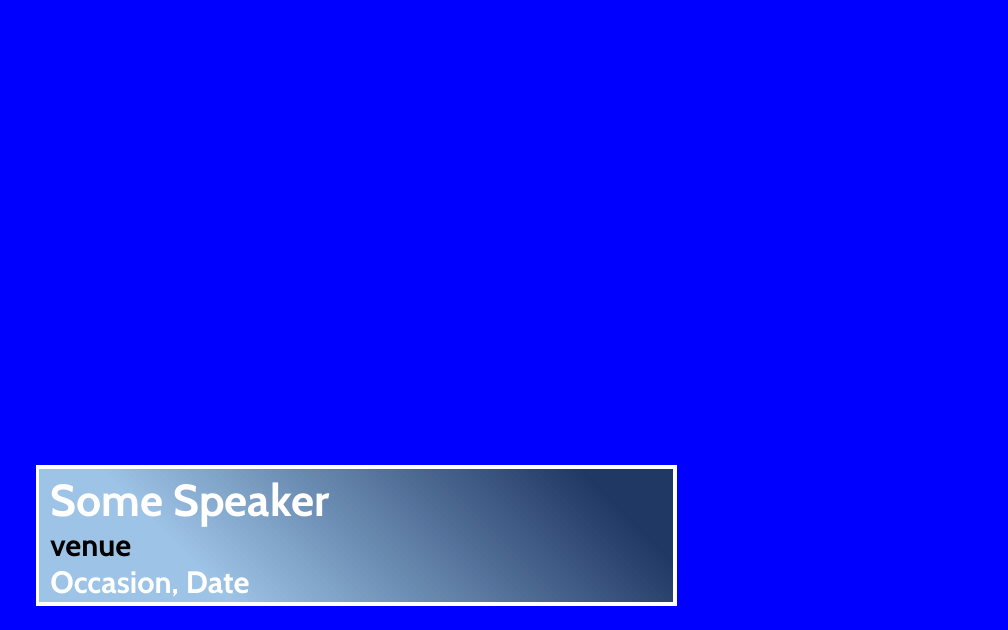
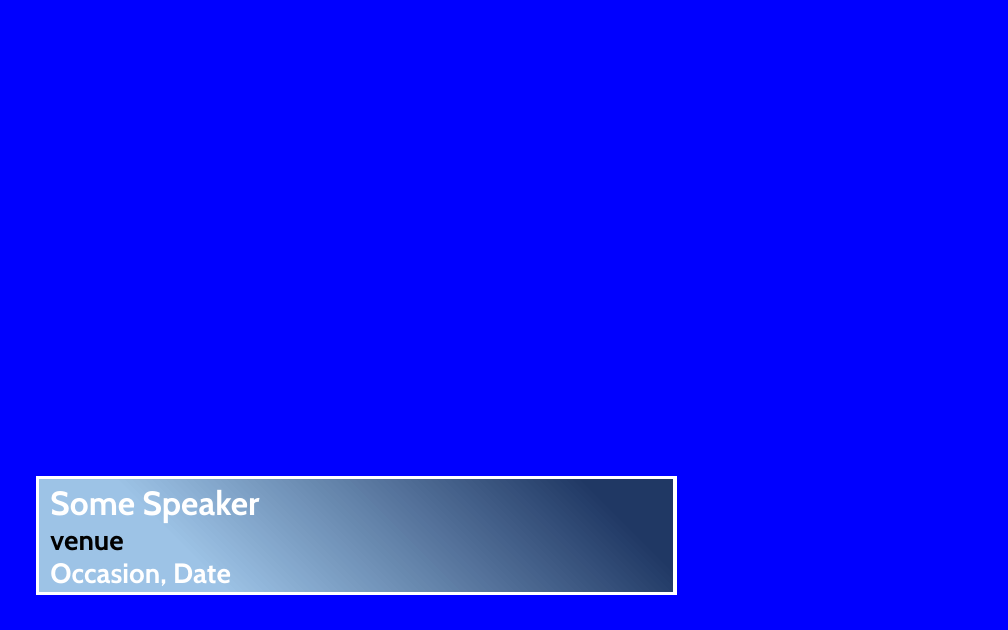
Before and after one commit to darylperalta/outline_docx2pptx, a slide deck: slide 2 of template.pptx. Drawn at 1008x630 pixels with LibreOffice and Linux fonts; fonts in the diff are those of the drawing. Boxes give left, top, right and bottom in pixels: in the first picture for what was removed or moved away, otherwise in the second. Text is boxed around its words. In the diff, an @@ line names an element or a change of style, - is before the commit and + after.

```diff
--- a/template.pptx
+++ b/template.pptx
@@ rectangle "Some Speaker": place and size @@
-rectangle "Some Speaker" at [37, 467, 674, 604]
+rectangle "Some Speaker" at [37, 478, 674, 594]
@@ rectangle "Some Speaker" at [37, 478, 674, 594]: size 32 to 24 pt in "Some Speaker"; size 22.1 to 20 pt in "venue", "Occasion, Date" @@
```
Also in this commit, not shown: 3 other slides changed, 2 other files.
